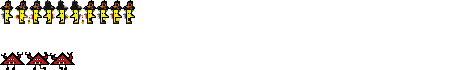
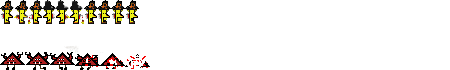
Revision of a layered 450px x 70px image; what changed, layer by layer:
painted on "spriteSheet.png" over (64, 0, 150, 70)
